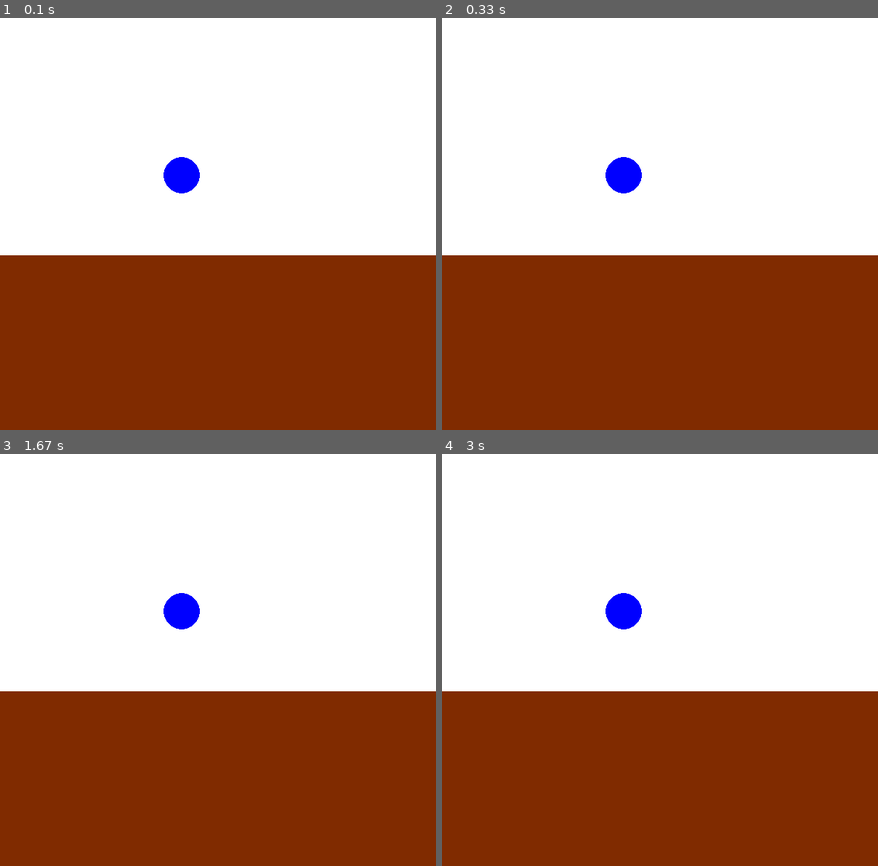
Above: before the commit, frames 1-4 (two rows, left to right).
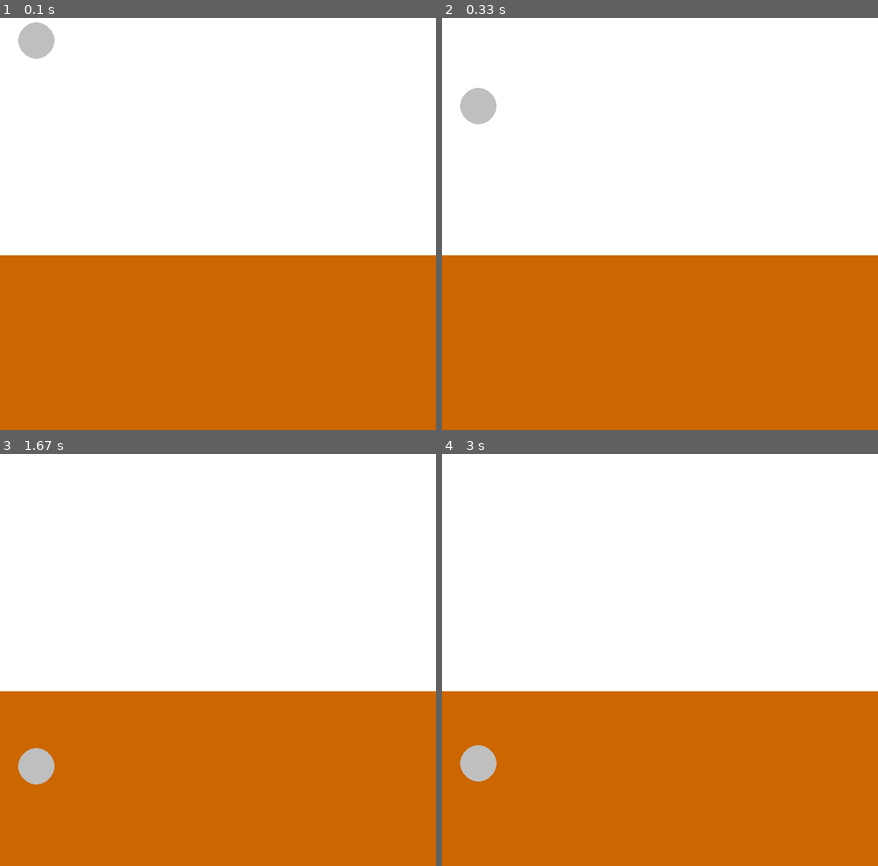
Above: after the commit, the same moments.

Repository: MatthewGoree/CEA_PhysicsBox
Game: pygame game, started from phybox_paige.py
Same seed, same stepped clock (60 frames per second), same inputs: the game is played once before the commit and once after it. The source is Python 2; it was converted automatically to run under Python 3.
Inputs (mouse positions are in pixels of both pictures, inside the frame that each line leads up to):
- Up to frame 1 (0.1 s): no input
- Up to frame 2 (0.33 s): no input
- Up to frame 3 (1.67 s): press the mouse at (218, 676) at 0.37 s; move the mouse to (165, 664) at 0.47 s; release the mouse at (113, 651) at 0.6 s
- Up to frame 4 (3 s): no input

The runs differ from the first frame. In frame 1, 44% of the frame differs, in the area x 0-100%, y 1-100%; in frame 2, 44%; in frame 3, 43%; in frame 4, 43%.

Commit message:
Add files via upload

Diff:
--- a/objects.py
+++ b/objects.py
@@ -11,21 +11,28 @@
 
 
 class MassObject:
-    def __init__(self, x, y, radius, material):
+    def __init__(self, x, y, radius, material, speed):
         self.x = x
         self.y = y
         self.radius = radius
         self.material = material
         self.thickness = 0
-        self.color = (0,0,255)
+        self.color = material.color
         self.volume = sphere_volume(self.radius)
         self.mass = material.density * self.volume
-        self.speed = 1
+        self.speed = speed
         self.angle = 0
-        self.top = self.y - radius
+        self.top = self.y - self.radius
         self.bottom = self.y + self.radius
-        self.right = self.x + radius
-        self.left = self.x - radius
+        self.right = self.x + self.radius
+        self.left = self.x - self.radius
+
+    def update_boundaries(self, x, y):
+        self.top = y - self.radius
+        self.bottom = y + self.radius
+        self.right = x + self.radius
+        self.left = x - self.radius
+
 
     def display(self, screen):
         pygame.draw.circle(screen, self.color, (int(self.x), int(self.y)), self.radius, self.thickness)
@@ -43,6 +50,7 @@
 def balls_dont_move_thru_walls(mass_object, size, speed):
     # Sets a temporary variable which can be altered w/out affecting speed
     temp_move = []
+
     temp_move.append(speed[0])
     temp_move.append(speed[1])
     # Checks that the distance being moved in one iteration is not greater than the distance from the wall
@@ -61,7 +69,6 @@
         if speed[1] > y_dist_bottom:
             temp_move[1] = y_dist_bottom
 
-    print temp_move
-    print temp_move[0]
-    print temp_move[1]
+    #print temp_move
+
     return temp_move
--- a/phybox_paige.py
+++ b/phybox_paige.py
@@ -15,12 +15,12 @@
 amount_liquid = 600*600*.4
 liquid_height = height - amount_liquid / width # pixels
 
-liquid = molasses
-material = silicon
+liquid = syrup
+material = aluminum
 gravity = 5
 # Coefficient of friction on the floor
 friction = 0.01
-speed = [6,0]
+speed = [0,0]
 tmove = speed
 
 screen = pygame.display.set_mode(size)
@@ -31,19 +31,19 @@
 
 for n in range(number_of_particles):
     radius = 25#random.randint(20, 50)
-    x = 250#random.randint(radius, width - radius)
-    y = 250#random.randint(radius, height - radius)
+    x = 50#random.randint(radius, width - radius)
+    y = 50#random.randint(radius, height - radius)
 
-    particle = MassObject(x, y, radius, material)
+    particle = MassObject(x, y, radius, material, speed)
     my_particles.append(particle)
 
-    print "x: " + str(particle.x)
-    print "y: " + str(particle.y)
-    print "top: " + str(particle.top)
-    print "bottom: " + str(particle.bottom)
-    print "right: " + str(particle.right)
-    print "left: " + str(particle.left)
-    print "liquid height: " + str(liquid_height)
+  #  print "x: " + str(particle.x)
+   # print "y: " + str(particle.y)
+    #print "top: " + str(particle.top)
+    #print "bottom: " + str(particle.bottom)
+    #print "right: " + str(particle.right)
+    #print "left: " + str(particle.left)
+    #print "liquid height: " + str(liquid_height)
 
 selected_particle = None
 
@@ -69,9 +69,9 @@
 
 
     for event in pygame.event.get():
+
         if event.type == pygame.QUIT:
             running = False
-
         elif event.type == pygame.MOUSEBUTTONDOWN:
             (mouseX, mouseY) = pygame.mouse.get_pos()
             selected_particle = findParticle(my_particles, mouseX, mouseY)
@@ -79,36 +79,42 @@
                 selected_particle.color = (50,50,50)
         elif event.type == pygame.MOUSEBUTTONUP:
             if selected_particle != None:
-                selected_particle.color = (0,0,255)
+                selected_particle.color = aluminum.color#(0,0,255)
             selected_particle = None
 
 
 
 
     if selected_particle:
+        #gravity = 0
         (mouseX, mouseY) = pygame.mouse.get_pos()
-        dx = mouseX - selected_particle.x
-        dy = mouseY - selected_particle.y
+        selected_particle.x = mouseX
+        selected_particle.y = mouseY
+        #dx = mouseX - selected_particle.x
+        #dy = mouseY - selected_particle.y
 
 
     screen.fill((255, 255, 255))
     pygame.draw.rect(screen, liquid.color, (0, liquid_height, width, height))
-
+    #pygame.draw.test_rectangle(screen, liquid.color, (0, 50, 50, 50))
 
     for i, particle in enumerate(my_particles):
 
         # Makes ball bounce off walls
-        ball_bounce_wall(particle, size, speed)
+        ball_bounce_wall(particle, size, particle.speed)
+        #speed = particle.speed
+        # Calculates accelerations due to various forces
 
-        # Calculates accelerations due to various forces
-        particle.speed = speed_change(particle, liquid, height, liquid_height, friction, speed, gravity)
+        speed_change(particle, liquid, height, liquid_height, friction, particle.speed, gravity)
 
         # Temporary moving variable
-        tmove = balls_dont_move_thru_walls(particle, size, speed)
 
-        #particle.x = tmove[0]
-        #particle.y = tmove[1]
+        tmove = balls_dont_move_thru_walls(particle, size, particle.speed)
+        particle.x += tmove[0]
+        particle.y += tmove[1]
 
+
+        particle.update_boundaries(particle.x, particle.y)
         particle.display(screen)
 
 
--- a/speed_and_acceleration.py
+++ b/speed_and_acceleration.py
@@ -20,7 +20,7 @@
 
 
 def acc_drag(mass_object, liquid, liquid_height, speed):
-    h = mass_object.bottom[0] - liquid_height
+    h = mass_object.bottom - liquid_height
 
     # Checks if ball is submerged or partially submerged in the liquid
     if mass_object.top < liquid_height:
